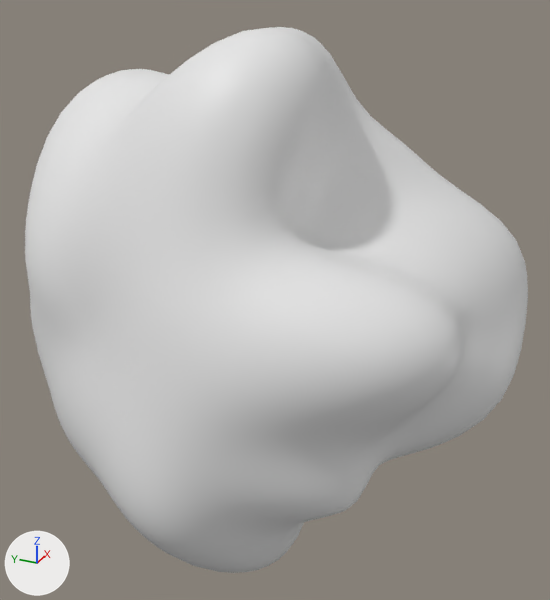
What one commit did to the Blender file assets/models/nebulas/nebula_2.blend.
Both versions are drawn from a 50 mm camera at (-1.745, -0.794, 0.902) aimed at (0.194, 0.079, -0.067). Lighting does not change. The marker at lower left points along +X, +Y and +Z. The older version comes first.

Names of what the first picture shows: 'nebula_2'.
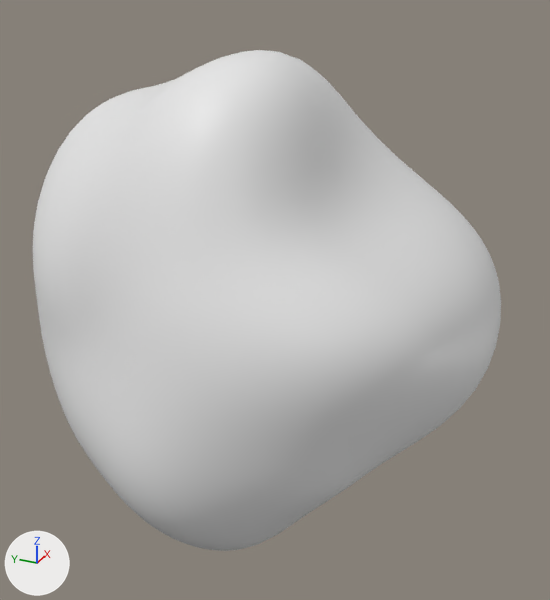
The change, as JSON lines over the scene's bpy script:
```json
{"block": "ob_nebula_2", "where": "_m = ob_nebula_2.modifiers.new('Smooth', 'SMOOTH')"}
{"op": "set", "path": "_m.iterations", "old": "10", "new": "30"}
```

Pixel boxes (x1, y1, x2, y2) of what changed, in the pictures (550 x 600 px):
```json
{"object": "nebula_2", "change": "modifiers changed", "before": [25, 27, 528, 573], "after": [33, 50, 501, 551], "on screen": "7% narrower, 8% shorter"}
```
